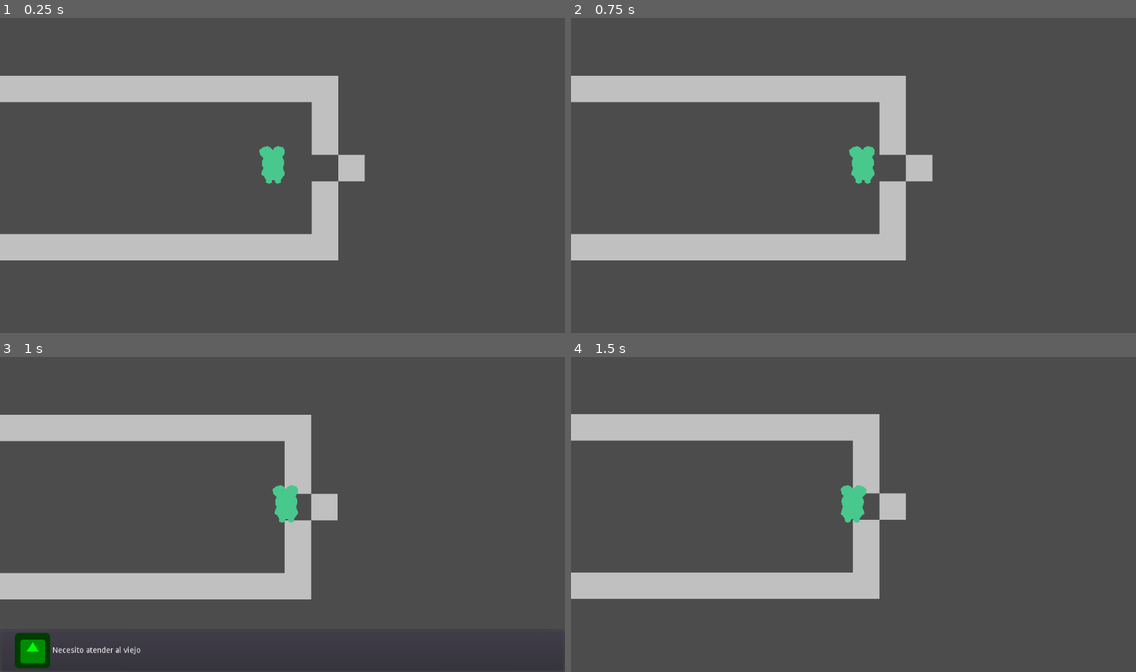
Above: before the commit, frames 1-4 (two rows, left to right).
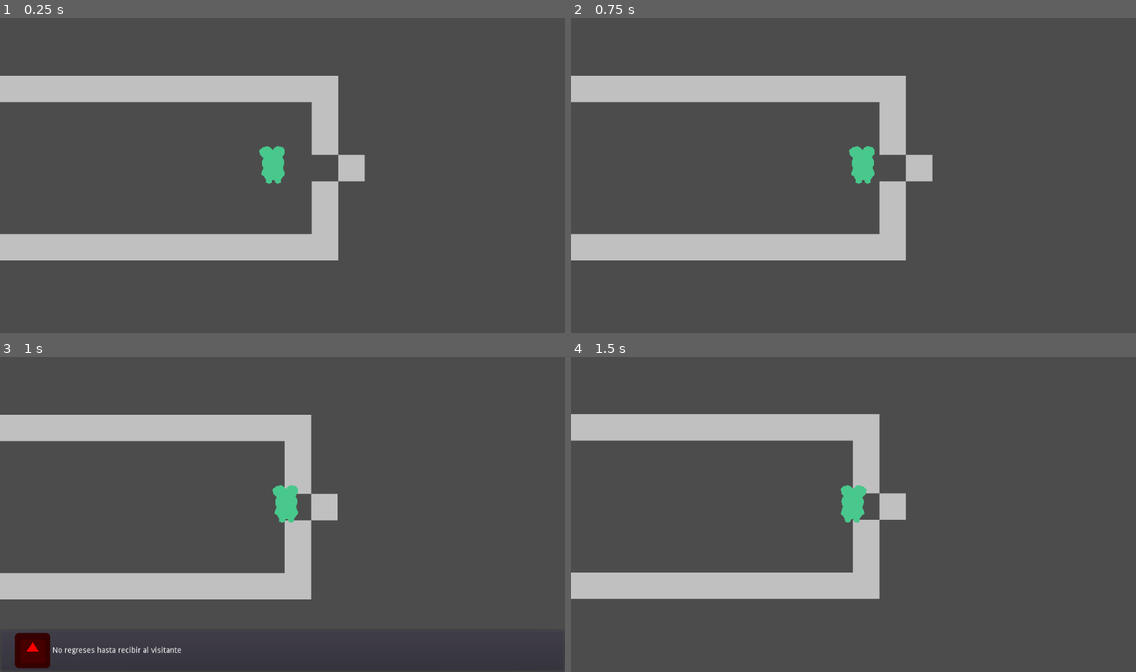
Above: after the commit, the same moments.

Repository: nosemeocurrenada/ggj2023-automatic-octo-cannibal
Game: Godot game, scene res://scenes/viejito_en_la_recepcion.tscn
Same seed, same stepped clock (60 frames per second), same inputs: the game is played once before the commit and once after it. This scene is started directly instead of the project's main scene. The engine's default icon, where the game draws it, is replaced by a stand-in: a white triangle on a blue panel in a dark square.
Inputs:
- Up to frame 1 (0.25 s): no input
- Up to frame 2 (0.75 s): tap Enter (ui_accept) at 0.5 s; hold Right (ui_right) from 0.53 s (still down)
- Up to frame 3 (1 s): keep holding Right (ui_right); tap Enter (ui_accept) at 0.77 s
- Up to frame 4 (1.5 s): release Right (ui_right) at 1.28 s; hold Down (ui_down) from 1.28 s (still down)

Frames 1-2 are identical in both runs. In frame 3, 0.9% of the frame differs, in the area x 2-33%, y 87-99%; in frame 4, nothing differs.

Commit message:
Diálogos

Diff:
--- a/maps/kitchen.tscn
+++ b/maps/kitchen.tscn
@@ -1,8 +1,9 @@
-[gd_scene load_steps=4 format=2]
+[gd_scene load_steps=5 format=2]
 
 [ext_resource path="res://objects/wall.tscn" type="PackedScene" id=1]
 [ext_resource path="res://objects/portal.tscn" type="PackedScene" id=2]
 [ext_resource path="res://characters/big_chef.tscn" type="PackedScene" id=3]
+[ext_resource path="res://objects/door.tscn" type="PackedScene" id=4]
 
 [node name="kitchen" type="Node2D"]
 
@@ -166,3 +167,6 @@
 
 [node name="big_chef" parent="." instance=ExtResource( 3 )]
 position = Vector2( 624, 192 )
+
+[node name="door" parent="." instance=ExtResource( 4 )]
+position = Vector2( 384, -48 )
--- a/project.godot
+++ b/project.godot
@@ -14,7 +14,7 @@
 "language": "GDScript",
 "path": "res://objects/dialog.gd"
 }, {
-"base": "Node2D",
+"base": "Node",
 "class": "GameScene",
 "language": "GDScript",
 "path": "res://objects/game_scene.gd"
--- a/scenes/consulta_chef_sobre_X.gd
+++ b/scenes/consulta_chef_sobre_X.gd
@@ -1,20 +1,25 @@
 extends GameScene
 
-var hablo_con_big_chef = false
+var talked_to_big_chef = false
 
 
 func _on_big_chef_dialog():
-	hablo_con_big_chef = true
-	yield(dialog("big_chef", "Como que ARTE?"), "done")
-	yield(dialog("big_chef", "Traele tomates pibe"), "done")
-	yield(dialog("big_chef", "Toma esta llave, anda a buscarlos al fondo"), "done")
-
+	if not talked_to_big_chef:
+		yield(dialog("little_chef", "!!!"), "done")
+		yield(dialog("big_chef", "La nostalgia es una emoción poderosa"), "done")
+		yield(dialog("big_chef", "Es el ingrediente base perfecto"), "done")
+		yield(dialog("big_chef", "Ve al pasillo del fondo"), "done")
+		yield(dialog("big_chef", "Debes abrir la puerta adecuada para cosechar el primer ingrediente."), "done")
+		talked_to_big_chef = true
+	else:
+		yield(dialog("big_chef", "Busca la puerta correcta y cosecha la nostalgia."), "done")
 
 func _on_portal_to_backdoors_player_entered():
-	if not hablo_con_big_chef:
-		yield(dialog("little_chef", "Le tengo que preguntar sobre que ingrediente va con el arte"), "done")
+	if not talked_to_big_chef:
+		yield(dialog("big_chef", "No quieres que te indique qué cosechar?"), "done")
 	else:
 		assert(false, "TODO: Not implemented")
 
 func _on_portal_to_dinning_room_player_entered():
-	yield(dialog("little_chef", "No puedo volver sin el ingrediente"), "done")
+	yield(dialog("big_chef", "Deberías ir a cosechar el primer ingrediente"), "done")
+	yield(dialog("big_chef", "Ven, cuéntame qué te dijo el visitante"), "done")
--- a/scenes/viejito_en_la_recepcion.gd
+++ b/scenes/viejito_en_la_recepcion.gd
@@ -2,13 +2,16 @@
 
 
 func _on_portal_to_kitchen_player_entered():
-	yield(dialog("little_chef", "Necesito atender al viejo"), "done")
+	yield(dialog("big_chef", "No regreses hasta recibir al visitante"), "done")
 
 
 func _on_viejito_dialog():
-	yield(dialog("little_chef", "Bienvenido"), "done")
-	yield(dialog("viejito", "Oh, donde estoy"), "done")
-	yield(dialog("little_chef", "Acompañeme a la mesa por favor"), "done")
-	yield(dialog("viejito", "Bueno"), "done")
-
-	get_tree().change_scene("res://scenes/viejito_pidiendo_X.tscn")
+	yield(dialog("viejito", "Dónde estoy?"), "done")
+	yield(dialog("little_chef", "..."), "done")
+	yield(dialog("viejito", "No sé cómo llegué hasta acá"), "done")
+	yield(dialog("little_chef", "..."), "done")
+	yield(dialog("viejito", "Quién eres?"), "done")
+	yield(dialog("little_chef", "!!!"), "done")
+	yield(dialog("viejito", "Quieres que te siga?"), "done")
+	yield(dialog("little_chef", "!!!"), "done")
+	get_tree().change_scene("res://scenes/viejito_pidiendo_Nostalgia.tscn")
--- a/scenes/viejito_llama_a_la_puerta.gd
+++ b/scenes/viejito_llama_a_la_puerta.gd
@@ -1,18 +1,32 @@
 extends GameScene
+
+var talked_to_big_chef = false
+
 
 func _cutscene():
 	dialog("door", "** Sonido de llamador de ángeles **")
 
 
 func _on_portal_to_backdoors_player_entered():
-	dialog("little_chef", "No debería entrar en la recepción")
+	dialog("big_chef", "Todavía no necesitas entrar ahí")
 
 
 func _on_portal_to_dinning_room_player_entered():
-	get_tree().change_scene("res://scenes/viejito_en_la_recepcion.tscn")
+	if talked_to_big_chef == true:
+		get_tree().change_scene("res://scenes/viejito_en_la_recepcion.tscn")
+	else:
+		yield(dialog("big_chef", "Llegó un nuevo visitante"), "done")
+		yield(dialog("little_chef", "..."), "done")
+		yield(dialog("big_chef", "Ve a darle la bienvenida"), "done")
+		talked_to_big_chef = true
 
 
 func _on_big_chef_dialog():
-	yield(dialog("big_chef", "Llegó un nuevo viejito"), "done")
-	yield(dialog("big_chef", "andá para la izquierda chango"), "done")
-	yield(dialog("little_chef", "ok ok"), "done")
+	if talked_to_big_chef == false:
+		yield(dialog("big_chef", "Llegó un nuevo visitante"), "done")
+		yield(dialog("little_chef", "..."), "done")
+		yield(dialog("big_chef", "Ve a darle la bienvenida"), "done")
+		talked_to_big_chef = true
+
+	else:
+		yield(dialog("big_chef", "Debes ir al comedor a darle la bienvenida al visitante"), "done")
--- /dev/null
+++ b/scenes/viejito_pidiendo_Nostalgia.tscn
@@ -0,0 +1,26 @@
+[gd_scene load_steps=6 format=2]
+
+[ext_resource path="res://scenes/viejito_pidiendo_X.gd" type="Script" id=1]
+[ext_resource path="res://characters/little_chef.tscn" type="PackedScene" id=2]
+[ext_resource path="res://objects/player_camera.tscn" type="PackedScene" id=3]
+[ext_resource path="res://characters/viejito.tscn" type="PackedScene" id=4]
+[ext_resource path="res://maps/dinning_room.tscn" type="PackedScene" id=5]
+
+[node name="viejito_sentado_en_la_mesa" type="Node2D"]
+script = ExtResource( 1 )
+
+[node name="viejito" parent="." instance=ExtResource( 4 )]
+position = Vector2( 384, 144 )
+
+[node name="dinning_room" parent="." instance=ExtResource( 5 )]
+
+[node name="little_chef" parent="." instance=ExtResource( 2 )]
+position = Vector2( 432, 240 )
+
+[node name="player_camera" parent="." instance=ExtResource( 3 )]
+position = Vector2( 192, 240 )
+
+[connection signal="dialog" from="viejito" to="." method="_on_viejito_dialog"]
+[connection signal="player_entered" from="dinning_room/portal_to_kitchen" to="." method="_on_portal_to_kitchen_player_entered"]
+
+[editable path="dinning_room"]
--- a/scenes/viejito_pidiendo_X.gd
+++ b/scenes/viejito_pidiendo_X.gd
@@ -1,19 +1,23 @@
 extends GameScene
 
-var pregunto_ya = false
+var asked_oldman = false
 
 func _on_viejito_dialog():
-	yield(dialog("little_chef", "Sabe que va a querer comer?"), "done")
-	yield(dialog("viejito", "La verdad que no"), "done")
-	yield(dialog("little_chef", "Bueno, digame algo que le guste"), "done")
-	yield(dialog("viejito", "Me gusta el arte"), "done")
-	yield(dialog("little_chef", "..."), "done")
-	pregunto_ya = true
-
+	if not asked_oldman:
+		yield(dialog("little_chef", "???"), "done")
+		yield(dialog("viejito", "Este lugar me hace sentir en casa"), "done")
+		yield(dialog("viejito", "Mi abuela tenia un restaurante similar detrás de dónde vivíamos"), "done")
+		yield(dialog("little_chef", "..."), "done")
+		yield(dialog("viejito", "Siempre la asocio al olor de la tierra mojada, pero ya no sé por qué. Fue hace mucho tiempo…"), "done")
+		yield(dialog("viejito", "Ojalá pudiera recordar"), "done")
+		yield(dialog("little_chef", "..."), "done")
+		asked_oldman = true
+	else:
+		yield(dialog("viejito", "Daria lo que fuera para poder recordar…"), "done")
 
 
 func _on_portal_to_kitchen_player_entered():
-	if not pregunto_ya:
-		yield(dialog("little_chef", "Tengo que preguntarle al viejito que quiere comer"), "done")
+	if not asked_oldman:
+		yield(dialog("big_chef", "No olvides charlar con el visitante, siempre tienen historias interesantes que recordar"), "done")
 	else:
-		get_tree().change_scene("res://scenes/consulta_chef_sobre_X.tscn")
+		get_tree().change_scene("res://scenes/consulta_chef_sobre_Nostalgia.tscn")
--- a/scenes/viejito_pidiendo_X.tscn
+++ /dev/null
@@ -1,26 +0,0 @@
-[gd_scene load_steps=6 format=2]
-
-[ext_resource path="res://objects/player_camera.tscn" type="PackedScene" id=1]
-[ext_resource path="res://maps/dinning_room.tscn" type="PackedScene" id=2]
-[ext_resource path="res://scenes/viejito_pidiendo_X.gd" type="Script" id=3]
-[ext_resource path="res://characters/little_chef.tscn" type="PackedScene" id=4]
-[ext_resource path="res://characters/viejito.tscn" type="PackedScene" id=5]
-
-[node name="viejito_sentado_en_la_mesa" type="Node2D"]
-script = ExtResource( 3 )
-
-[node name="viejito" parent="." instance=ExtResource( 5 )]
-position = Vector2( 384, 144 )
-
-[node name="dinning_room" parent="." instance=ExtResource( 2 )]
-
-[node name="little_chef" parent="." instance=ExtResource( 4 )]
-position = Vector2( 432, 240 )
-
-[node name="player_camera" parent="." instance=ExtResource( 1 )]
-position = Vector2( 192, 240 )
-
-[connection signal="dialog" from="viejito" to="." method="_on_viejito_dialog"]
-[connection signal="player_entered" from="dinning_room/portal_to_kitchen" to="." method="_on_portal_to_kitchen_player_entered"]
-
-[editable path="dinning_room"]
Renamed: scenes/consulta_chef_sobre_X.tscn -> scenes/consulta_chef_sobre_Nostalgia.tscn
